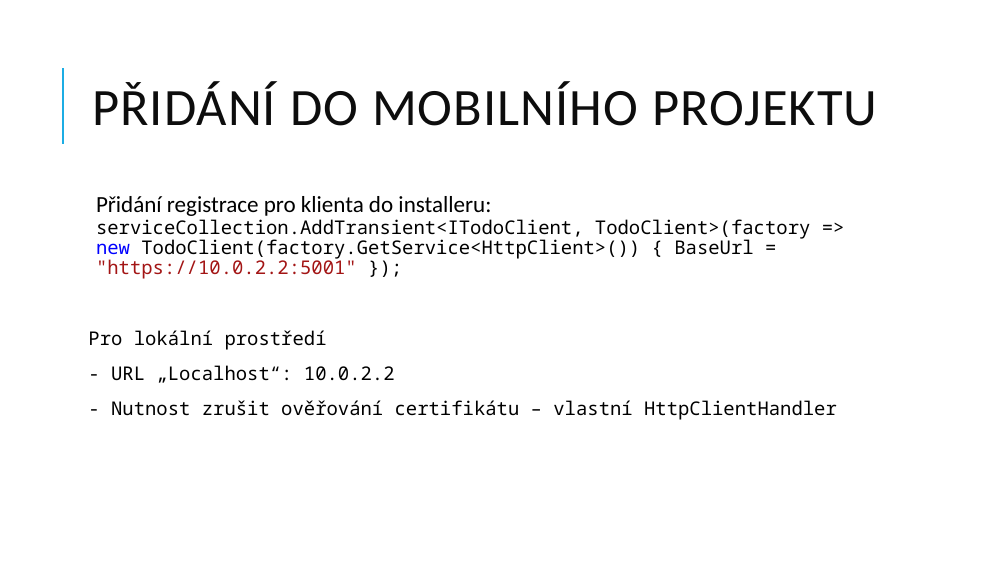
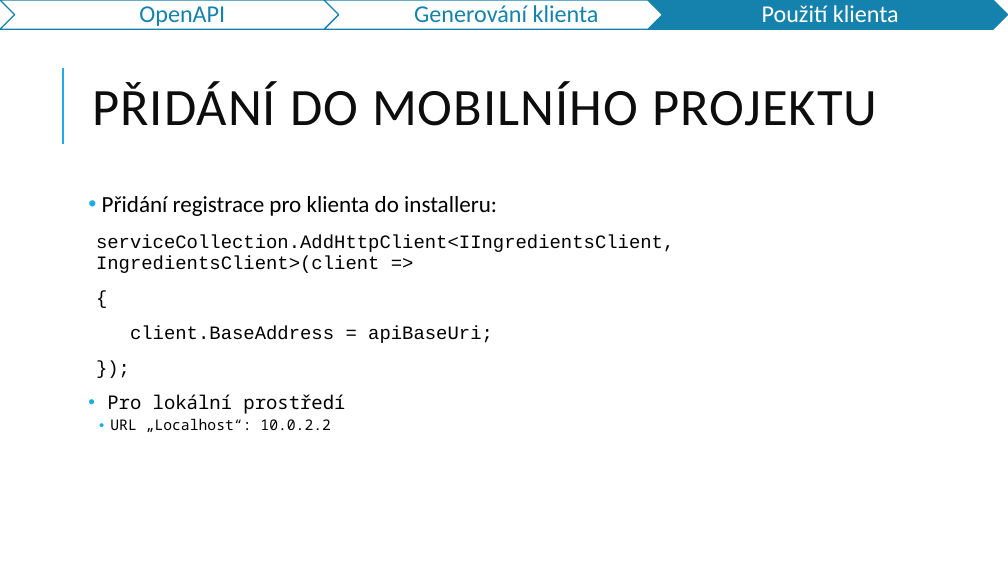
Before and after one commit to jasho/pv239-maui, a slide deck: slide 20 of 06_API/PV239-Xamarin-06_API.pptx (slide 17 before the commit). Drawn at 1008x567 pixels with LibreOffice and Linux fonts; fonts in the diff are those of the drawing. Boxes give left, top, right and bottom in pixels: in the first picture for what was removed or moved away, otherwise in the second. Text is boxed around its words. In the diff, an @@ line names an element or a change of style, - is before the commit and + after.

```diff
--- a/06_API/PV239-Xamarin-06_API.pptx
+++ b/06_API/PV239-Xamarin-06_API.pptx
@@ group added at [0, 0, 1008, 29]: 3 chevrons, 3 texts @@
+OpenAPI
+Generování klienta
+Použití klienta
@@ text at [96, 196, 674, 343]: text changed; font Noto Sans Mono to Courier New @@
-  Přidání registrace pro klienta do installeru:
-  serviceCollection.AddTransient<ITodoClient, TodoClient>(factory => new TodoClient(factory.GetService<HttpClient>()) { BaseUrl = "https://10.0.2.2:5001" });
+• Přidání registrace pro klienta do installeru:
+  serviceCollection.AddHttpClient<IIngredientsClient, IngredientsClient>(client =>
+  {
+  client.BaseAddress = apiBaseUri;
+  });
@@ text at [107, 394, 345, 414]: bullet none to • @@
@@ text at [110, 418, 331, 432]: text changed; size 18 to 14 pt @@
-- URL „Localhost“: 10.0.2.2
-- Nutnost zrušit ověřování certifikátu – vlastní HttpClientHandler
+  • URL „Localhost“: 10.0.2.2
```
Also in this commit, not shown: 15 other slides changed, 7 slides added, 11 other files.
